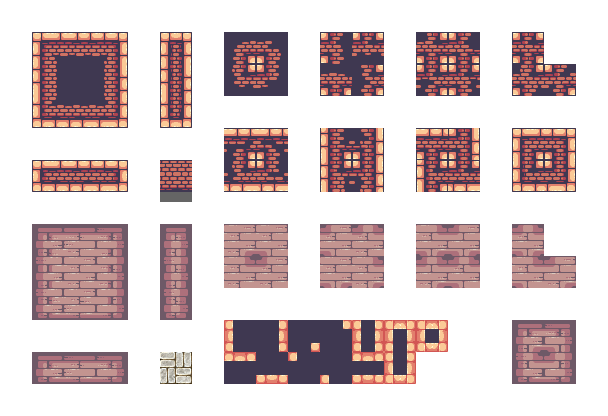
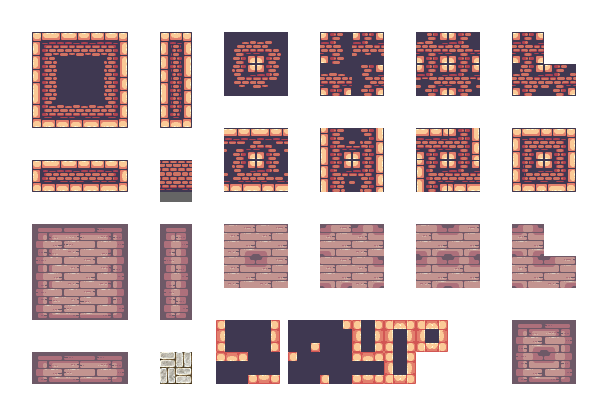
Comparing the layer stacks of the two 608 × 416 images. Changes:
painted on "TerrainShadow.png" over <box>216,320,288,384</box>
